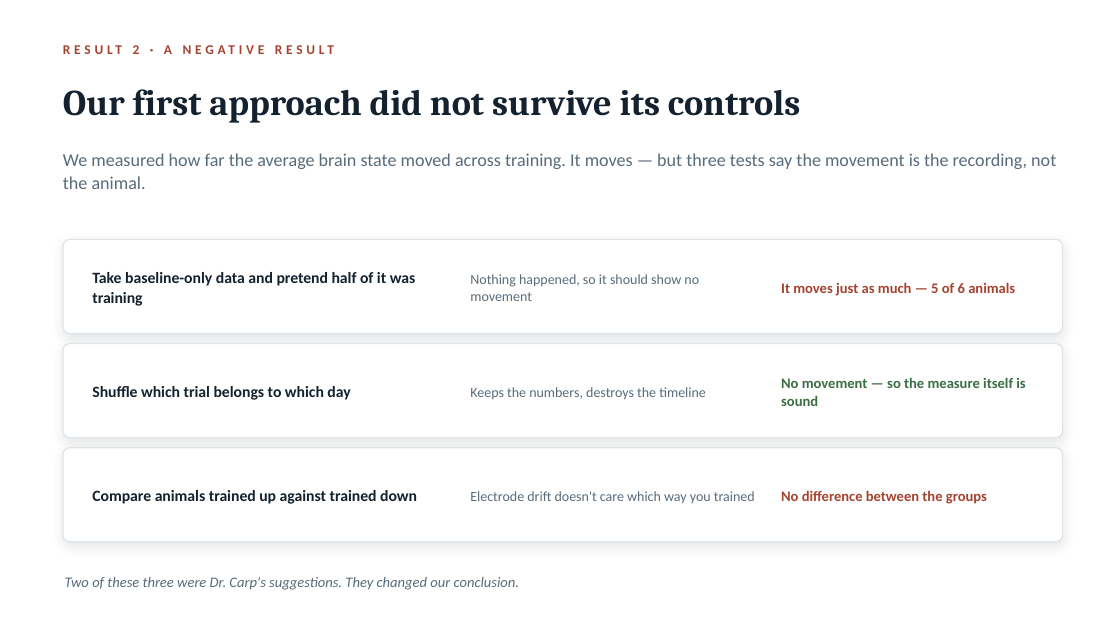
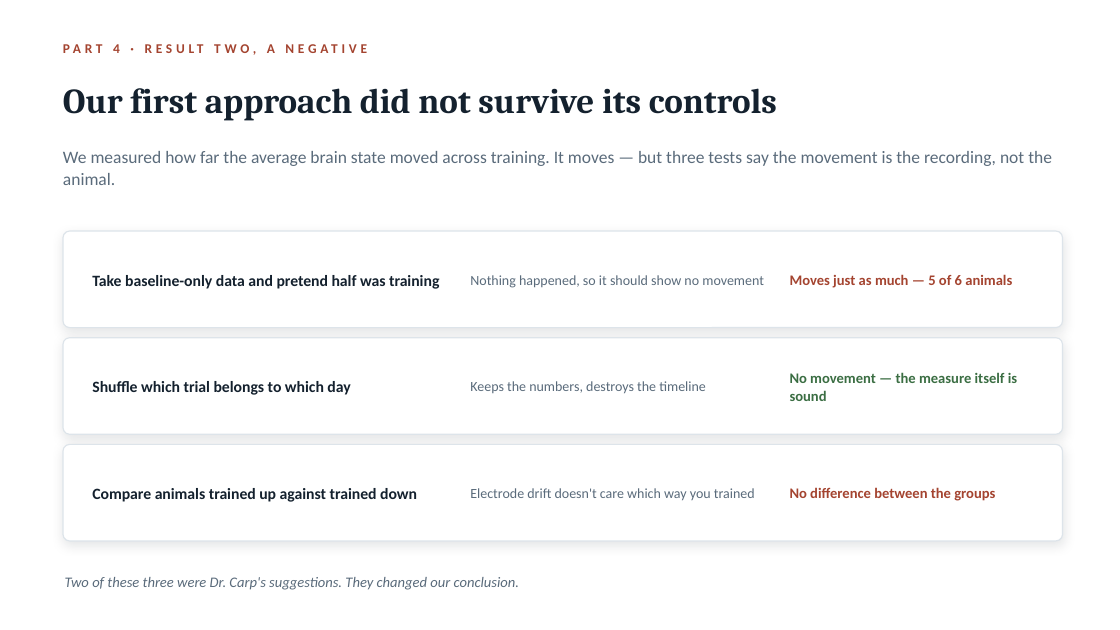
Before and after one commit to switchrao777/hroc-ncan, a slide deck: slide 15 of slides/HROC_Team_Presentation.pptx (slide 9 before the commit). Drawn at 1120x630 pixels with LibreOffice and Linux fonts; fonts in the diff are those of the drawing. Boxes give left, top, right and bottom in pixels: in the first picture for what was removed or moved away, otherwise in the second. Text is boxed around its words. In the diff, an @@ line names an element or a change of style, - is before the commit and + after.

Commit message:
Expand the NCAN group talk to a full-length session
Twenty-seven slides across five parts: the question and why a learned
representation suits it, the data and the decoding problem, how the model and
pipeline were built, the results with their controls, and where the work goes.

Adds seven purpose-drawn explanatory figures: what an autoencoder is and why the
bottleneck forces it to learn real structure, the end-to-end pipeline, the
learning-versus-electrode-drift confound, the within-window design, the shuffle
control, the tech stack and daily workflow, and the variance partition.

```diff
--- a/slides/HROC_Team_Presentation.pptx
+++ b/slides/HROC_Team_Presentation.pptx
@@ text at <box>113,44,275,53</box>: text changed @@
-RESULT 2 · A NEGATIVE RESULT
+PART 4 · RESULT TWO, A NEGATIVE
@@ text "Our first approach did not ..." at <box>63,88,777,121</box>: size 31 to 30 pt @@
@@ text "We measured how far the ..." at <box>63,151,1052,185</box>: size 15.5 to 15 pt @@
@@ proportions changed in 3 elements at <box>63,444,1063,541</box>, <box>63,338,1063,434</box>, <box>63,231,1063,328</box> @@
@@ rounded rectangle: place and size @@
-rounded rectangle at <box>63,239,1063,334</box>
+rounded rectangle at <box>63,231,1063,328</box>
@@ text "Nothing happened, so it should ..." rewrapped from <box>470,274,699,301</box> to <box>470,275,764,288</box> @@
@@ text at <box>92,275,439,289</box>: text changed @@
-Take baseline-only data and pretend half of it was training
+Take baseline-only data and pretend half was training
@@ text at <box>790,274,1012,288</box>: text changed @@
-It moves just as much — 5 of 6 animals
+Moves just as much — 5 of 6 animals
@@ 2 rounded rectangles, 1 text: place and size @@
-2 rounded rectangles, 1 text at <box>63,344,1063,542</box>
+2 rounded rectangles, 1 text at <box>63,338,1063,541</box>
@@ text "Keeps the numbers, destroys the ...": place and size @@
-text "Keeps the numbers, destroys the ..." at <box>470,387,706,399</box>
+text "Keeps the numbers, destroys the ..." at <box>470,381,706,393</box>
@@ text at <box>790,372,1017,401</box>: text changed @@
-No movement — so the measure itself is sound
+No movement — the measure itself is sound
@@ text "No difference between the groups": place and size @@
-text "No difference between the groups" at <box>781,490,987,504</box>
+text "No difference between the groups" at <box>790,487,995,501</box>
```
Also in this commit, not shown: 12 other slides changed, 14 slides added, 2 slides removed, 8 other files.
